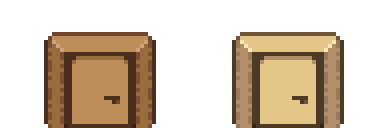
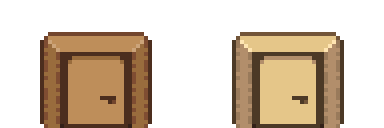
Layered file, before and after one edit (384px x 128px). Changes by layer:
painted on "Inklistrat lager" over [40, 32, 156, 128]
